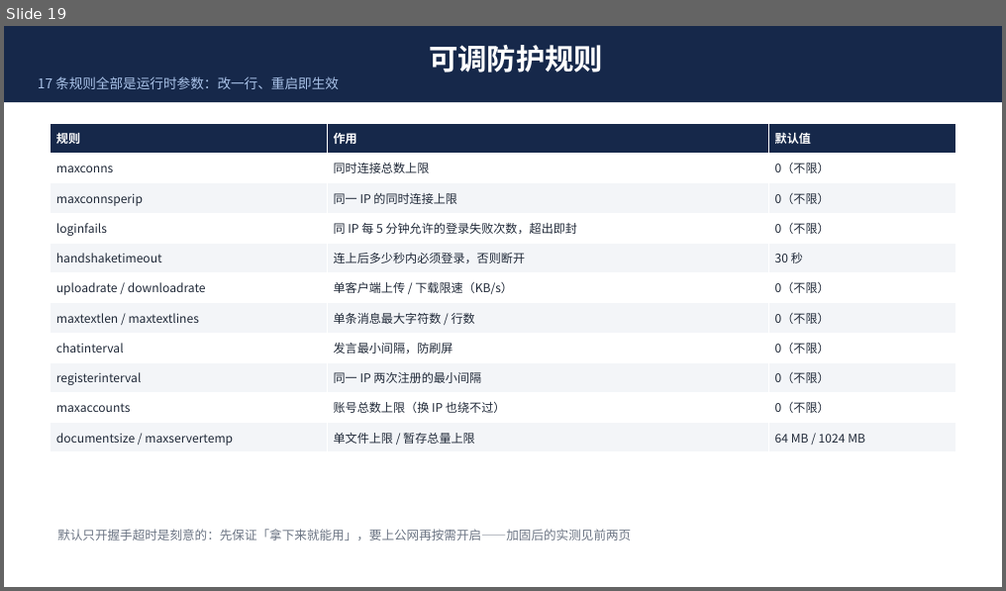
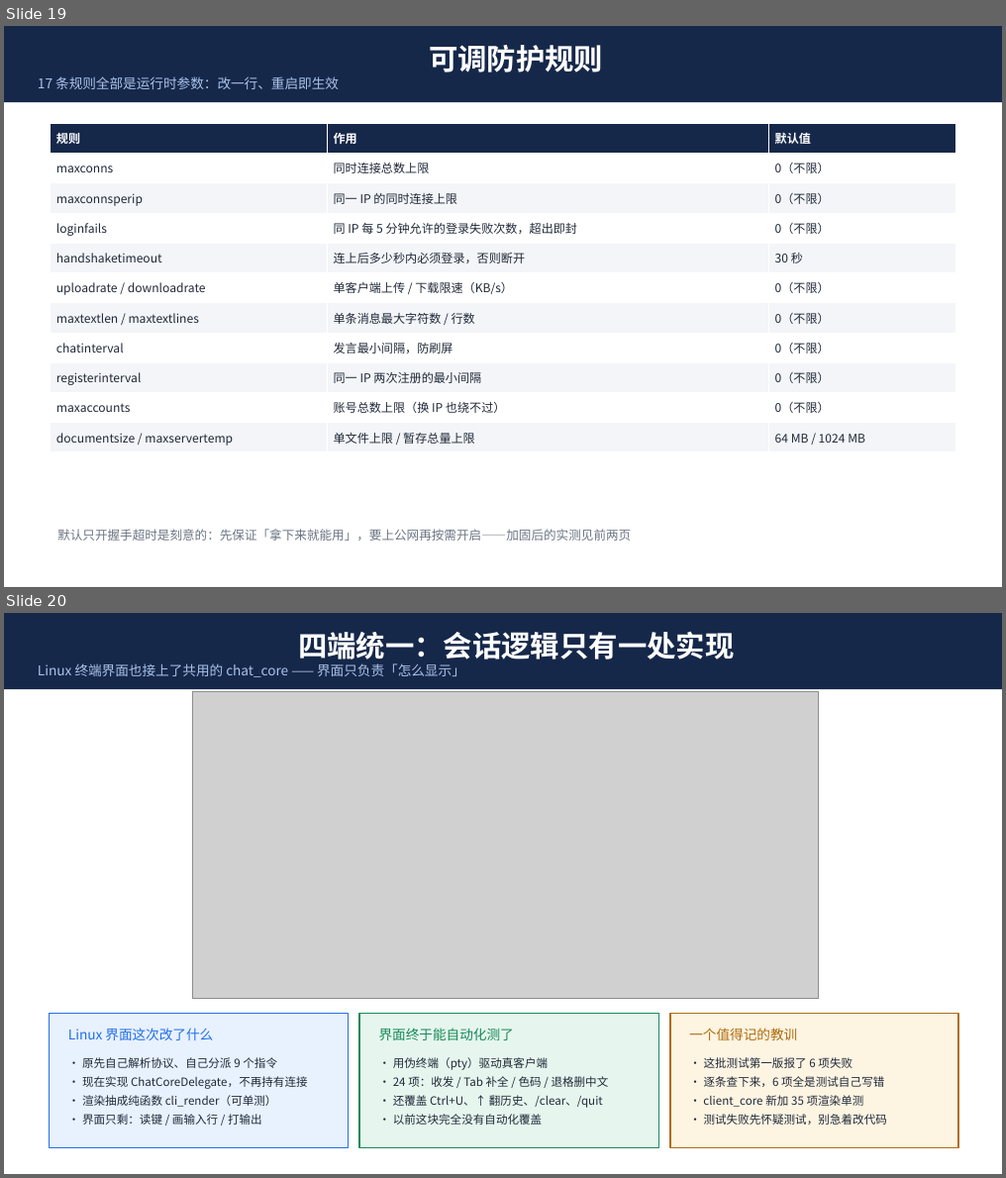
Before and after one commit to dongfang20101113/DChat, a slide deck: dchat-项目介绍.pptx. Shown one above the other, each under a label of ours: slide 19 before the commit, slides 19 and 20 after it. The pictures are 1006x591 and 1006x1178 pixels, drawn with LibreOffice and Linux fonts; fonts in the diff are those of the drawing; grey boxes stand for pictures. Boxes give left, top, right and bottom in pixels: in the first picture for what was removed or moved away, otherwise in the second. Text is boxed around its words. In the diff, an @@ line names an element or a change of style, - is before the commit and + after.

```diff
--- a/dchat-项目介绍.pptx
+++ b/dchat-项目介绍.pptx
@@ slide 20 added at (4, 613, 1002, 1174), background #FFFFFF @@
@@ rectangle added at (4, 613, 1002, 689), fill #16284A, 13 pt, text #A9C2E8 @@
+四端统一：会话逻辑只有一处实现
+Linux 终端界面也接上了共用的 chat_core —— 界面只负责「怎么显示」
@@ picture added at (193, 691, 819, 998) @@
@@ rectangle added at (49, 1014, 349, 1149), fill #E8F1FE, outline #1F6FEB 1.25 pt @@
@@ text added at (68, 1028, 213, 1041), 13 pt, text #1F6FEB @@
+Linux 界面这次改了什么
@@ rectangle added at (359, 1014, 659, 1149), fill #E6F6EE, outline #168A57 1.25 pt @@
@@ text added at (379, 1028, 514, 1041), 13 pt, text #168A57 @@
+界面终于能自动化测了
@@ rectangle added at (670, 1014, 958, 1149), fill #FDF4E2, outline #B06C0C 1.25 pt @@
@@ text added at (689, 1028, 797, 1041), 13 pt, text #B06C0C @@
+一个值得记的教训
@@ text added at (82, 1058, 308, 1125), 11 pt, text #202938 @@
+· 原先自己解析协议、自己分派 9 个指令
+· 现在实现 ChatCoreDelegate，不再持有连接
+· 渲染抽成纯函数 cli_render（可单测）
+· 界面只剩：读键 / 画输入行 / 打输出
@@ text added at (393, 1058, 609, 1125), 11 pt, text #202938 @@
+· 用伪终端（pty）驱动真客户端
+· 24 项：收发 / Tab 补全 / 色码 / 退格删中文
+· 还覆盖 Ctrl+U、↑ 翻历史、/clear、/quit
+· 以前这块完全没有自动化覆盖
@@ text added at (703, 1058, 887, 1125), 11 pt, text #202938 @@
+· 这批测试第一版报了 6 项失败
+· 逐条查下来，6 项全是测试自己写错
+· client_core 新加 35 项渲染单测
+· 测试失败先怀疑测试，别急着改代码
```
Also in this commit, not shown: 6 other files.
